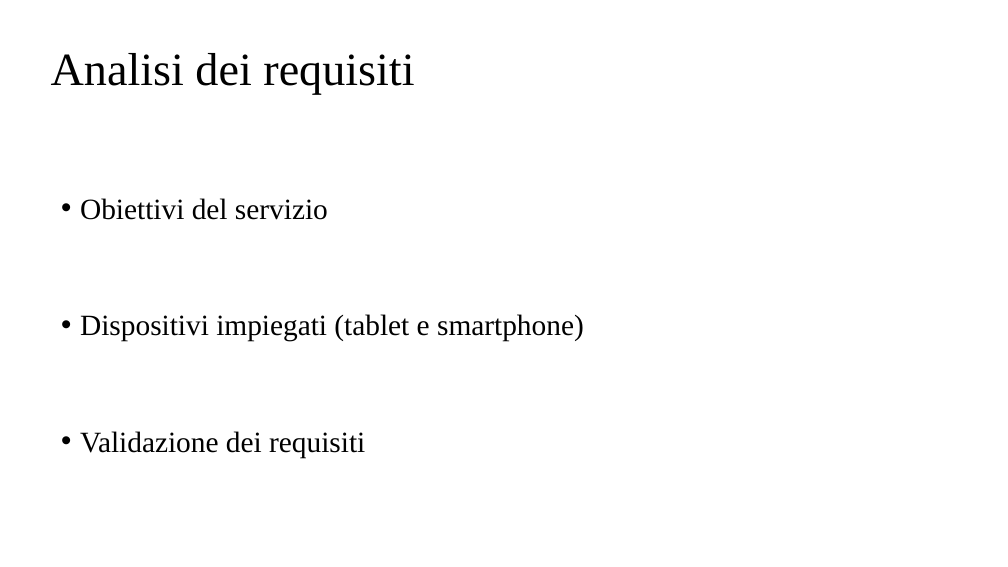
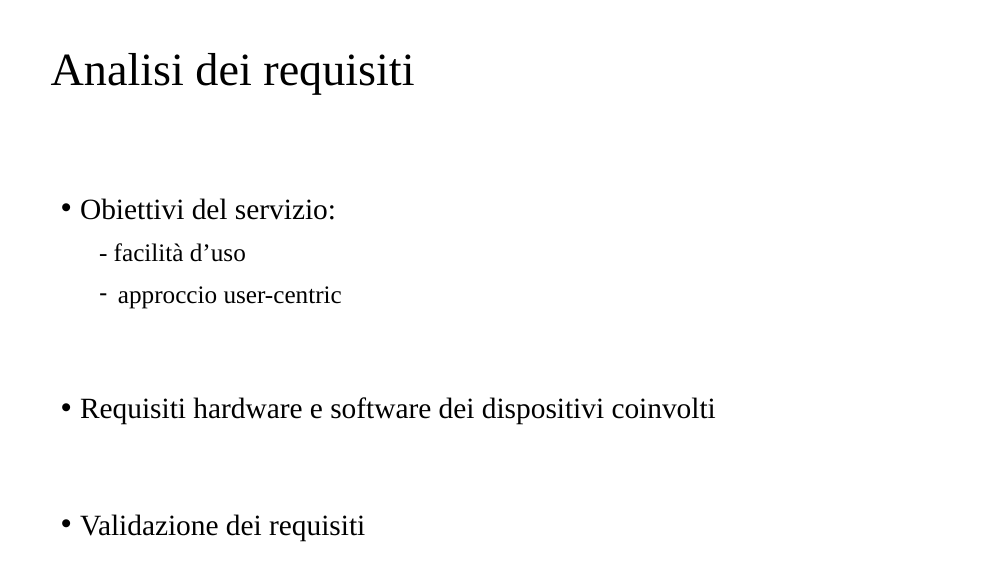
Before and after one commit to davidecolussi/Tesi, a slide deck: slide 3 of presentazione/Colussi_Davide_Presentazione.pptx. Drawn at 1008x567 pixels with LibreOffice and Linux fonts; fonts in the diff are those of the drawing. Boxes give left, top, right and bottom in pixels: in the first picture for what was removed or moved away, otherwise in the second. Text is boxed around its words. In the diff, an @@ line names an element or a change of style, - is before the commit and + after.

Commit message:
update ppt

```diff
--- a/presentazione/Colussi_Davide_Presentazione.pptx
+++ b/presentazione/Colussi_Davide_Presentazione.pptx
@@ text at [80, 198, 716, 424]: text changed @@
-• Obiettivi del servizio
-• Dispositivi impiegati (tablet e smartphone)
+• Obiettivi del servizio:
+  - facilità d’uso
+  – approccio user-centric
+• Requisiti hardware e software dei dispositivi coinvolti
```
Also in this commit, not shown: 3 other slides changed, 1 slide added.
